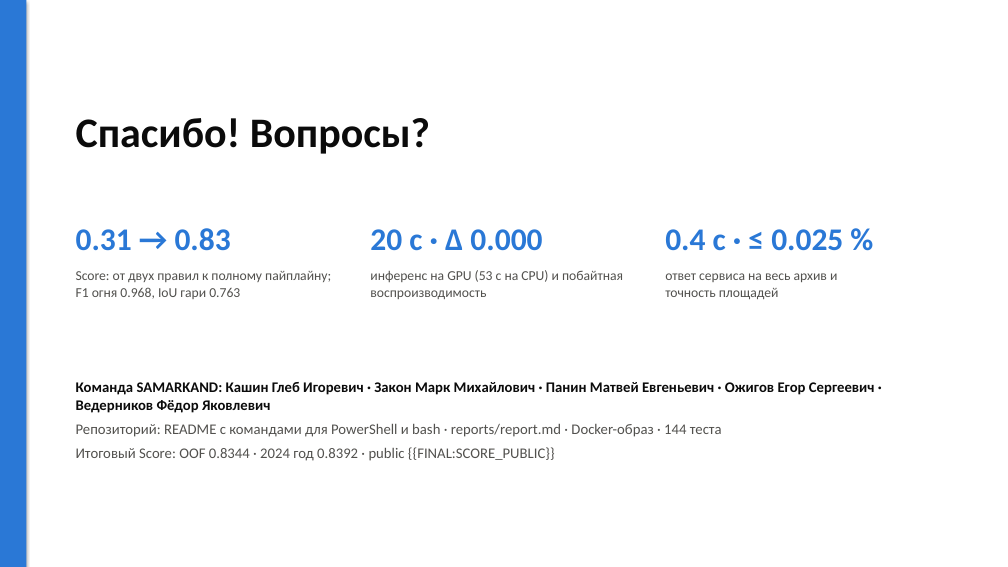
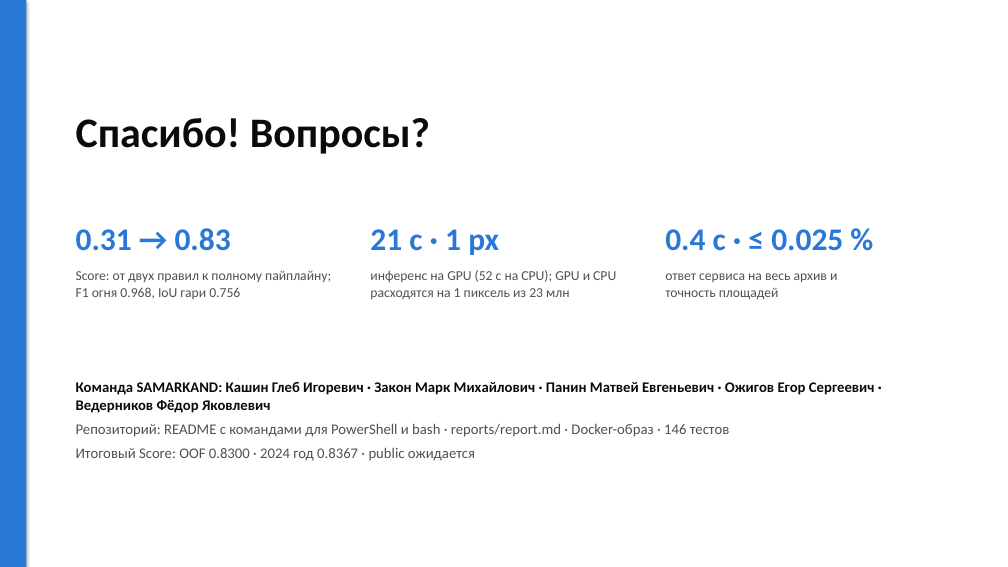
Before and after one commit to shttrkk/kosmowinsamarkand, a slide deck: slide 12 of presentation/deck.pptx. Drawn at 1008x567 pixels with LibreOffice and Linux fonts; fonts in the diff are those of the drawing. Boxes give left, top, right and bottom in pixels: in the first picture for what was removed or moved away, otherwise in the second. Text is boxed around its words. In the diff, an @@ line names an element or a change of style, - is before the commit and + after.

```diff
--- a/presentation/deck.pptx
+++ b/presentation/deck.pptx
@@ text at bbox=[370, 229, 499, 255]: text changed @@
-20 с · Δ 0.000
+21 с · 1 px
@@ text at bbox=[76, 271, 331, 299]: text changed @@
-Score: от двух правил к полному пайплайну;
-F1 огня 0.968, IoU гари 0.763
+Score: от двух правил к полному пайплайну;
+F1 огня 0.968, IoU гари 0.756
@@ text at bbox=[370, 270, 616, 299]: text changed @@
-инференс на GPU (53 с на CPU) и побайтная
-воспроизводимость
+инференс на GPU (52 с на CPU); GPU и CPU
+расходятся на 1 пиксель из 23 млн
@@ text at bbox=[76, 424, 729, 461]: text changed @@
-Репозиторий: README с командами для PowerShell и bash · reports/report.md · Docker-образ · 144 теста
-Итоговый Score: OOF 0.8344 · 2024 год 0.8392 · public {{FINAL:SCORE_PUBLIC}}
+Репозиторий: README с командами для PowerShell и bash · reports/report.md · Docker-образ · 146 тестов
+Итоговый Score: OOF 0.8300 · 2024 год 0.8367 · public ожидается
```
Also in this commit, not shown: 5 other slides changed, 24 other files.
